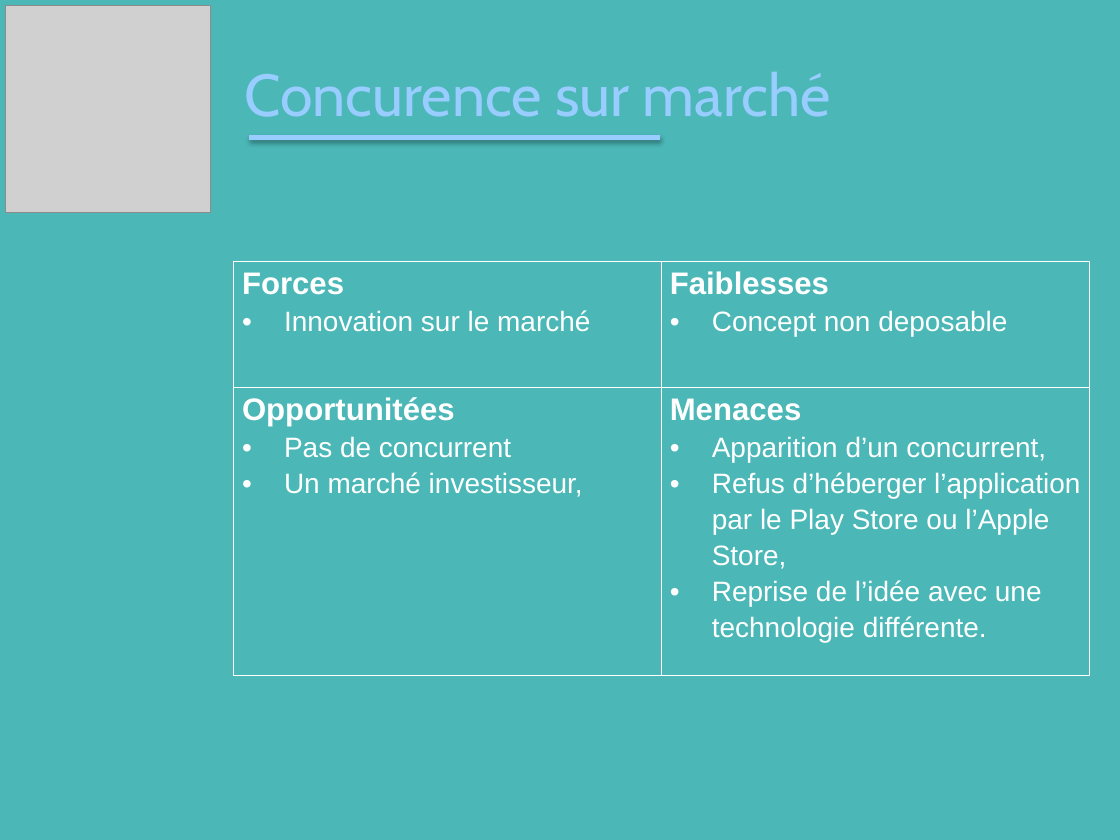
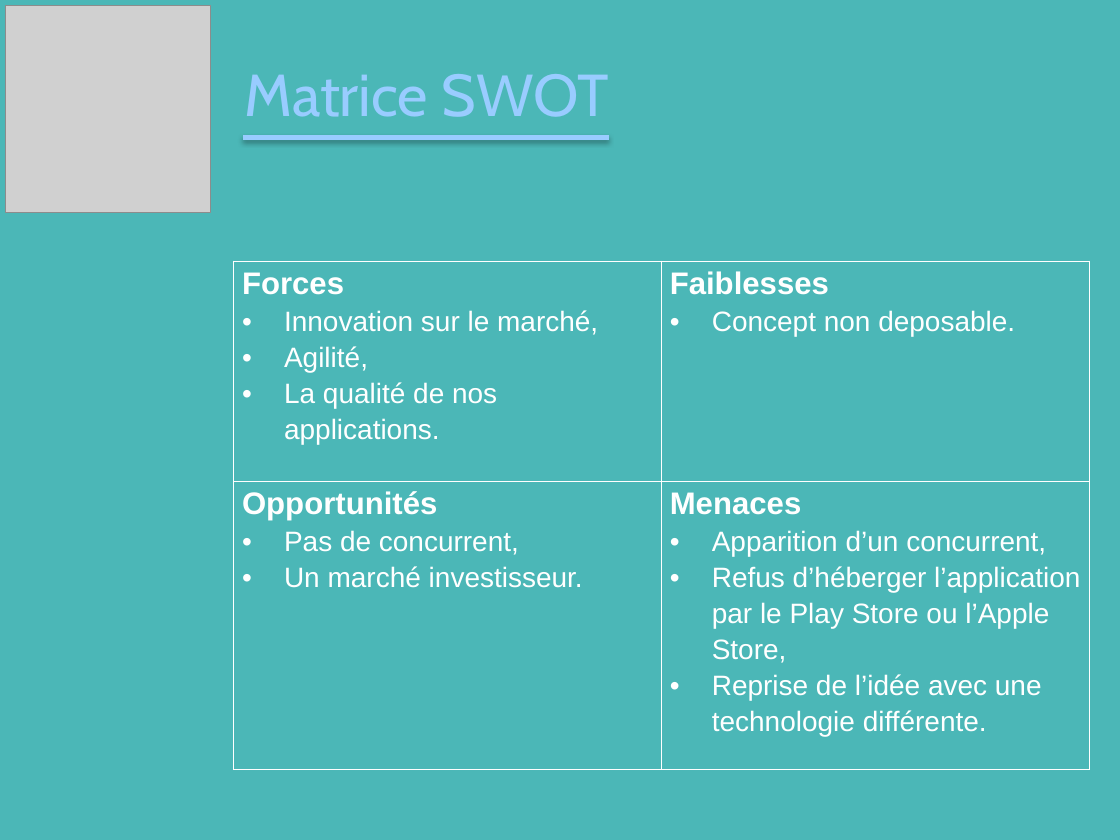
Before and after one commit to jminouflet/NightLife, a slide deck: slide 4 of PPT/Night Soft.pptx. Drawn at 1120x840 pixels with LibreOffice and Linux fonts; fonts in the diff are those of the drawing; grey boxes stand for pictures; background and template pictures are left out. Boxes give left, top, right and bottom in pixels: in the first picture for what was removed or moved away, otherwise in the second. Text is boxed around its words. In the diff, an @@ line names an element or a change of style, - is before the commit and + after.

Commit message:
Update PPT File

```diff
--- a/PPT/Night Soft.pptx
+++ b/PPT/Night Soft.pptx
@@ title at <box>245,74,609,117</box>: text changed @@
-Concurence sur marché
+Matrice SWOT
@@ line moved from (251, 138) - (659, 138) to (245, 138) - (607, 138) @@
@@ table at <box>234,261,1090,783</box> @@
-row 1, column 1: Forces / Innovation sur le marché
+row 1, column 1: Forces / Innovation sur le marché, / Agilité, / La qualité de nos applications.
-row 1, column 2: Faiblesses / Concept non deposable
+row 1, column 2: Faiblesses / Concept non deposable.
-row 2, column 1: Opportunitées / Pas de concurrent / Un marché investisseur,
+row 2, column 1: Opportunités / Pas de concurrent, / Un marché investisseur.
```
Also in this commit, not shown: 5 other slides changed, 3 slides added, 1 slide removed, 2 other files.
